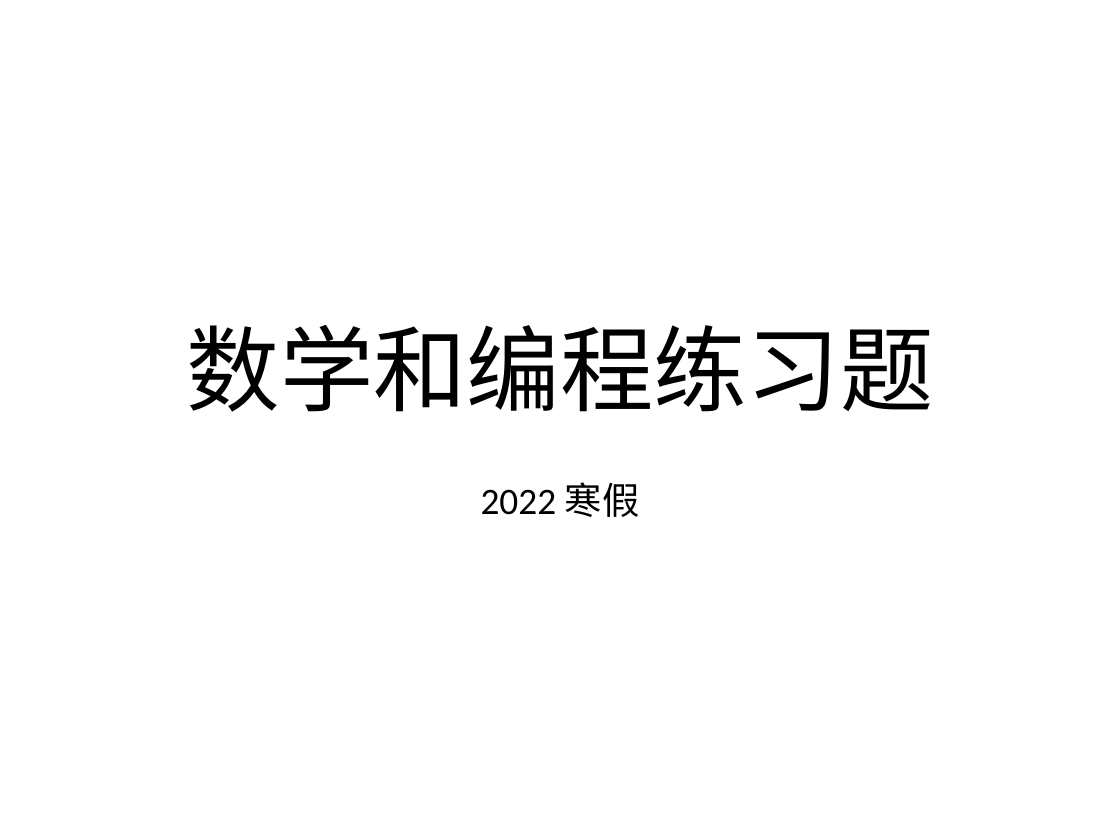
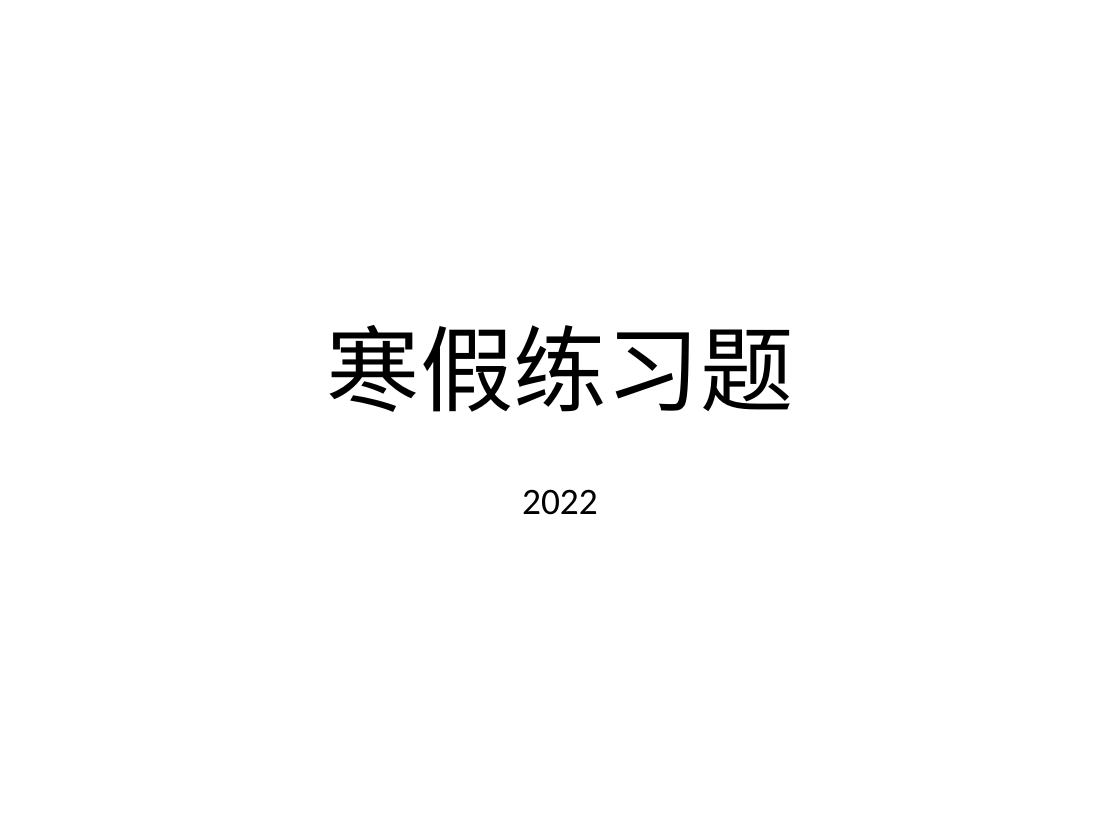
Before and after one commit to 3ki5tj/python-class, a slide deck: slide 1 of exercises/2022-winter-break-problems.pptx. Drawn at 1120x840 pixels with LibreOffice and Linux fonts; fonts in the diff are those of the drawing. Boxes give left, top, right and bottom in pixels: in the first picture for what was removed or moved away, otherwise in the second. Text is boxed around its words. In the diff, an @@ line names an element or a change of style, - is before the commit and + after.

```diff
--- a/exercises/2022-winter-break-problems.pptx
+++ b/exercises/2022-winter-break-problems.pptx
@@ title at [327,325,794,412]: text changed @@
-数学和编程练习题
+寒假练习题
@@ subtitle at [522,489,598,515]: text changed @@
-2022 寒假
+2022
```
Also in this commit, not shown: 4 other slides changed, 6 slides added, 3 slides removed, 7 other files.
